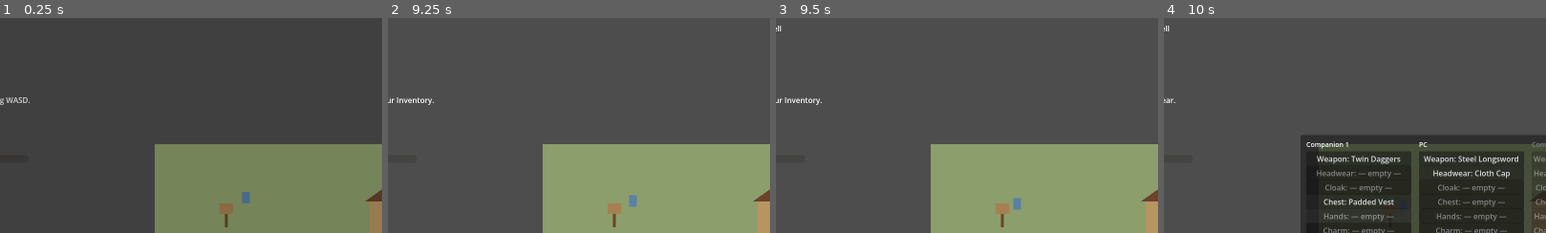
Above: before the commit, frames 1-4 (left to right).
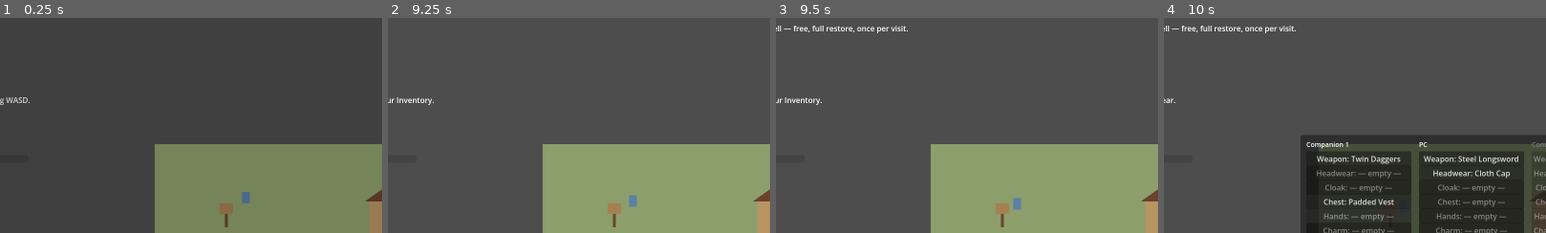
Above: after the commit, the same moments.

Repository: djkipyaboy/bunnies
Game: Godot game, scene res://world/town_demo.tscn
The game is run twice, just before and just after one commit, with the same random seed, the same clock (stepped at 60 frames per second) and the same inputs.
Inputs (mouse positions are % of the whole screen's width and height, from its top left):
- Up to frame 1 (0.25 s): no input
- Up to frame 2 (9.25 s): drag from (39, 47) to (49, 64) at 0.52 s; tap Enter at 1.25 s; drag from (49, 59) to (45, 70) at 1.27 s; move the mouse to (63, 52) at 2.02 s; hold A (move_left) 2.03-2.75 s; hold L (toggle_event_log) 2.03-2.75 s; click (63, 52) at 2.17 s; tap E (interact) at 2.3, 7.55, 9.05 s; click "All" at 2.75 s; click "Loot" at 3.5 s; click "Combat" at 4.25 s; click "Party" at 5 s; click "Crafting" at 5.75 s; tap I (toggle_inventory) every 0.75 s from 6.5 to 8.75 s; drag from (68, 70) to (48, 63) at 6.52 s; move the mouse to (35, 25) at 7.27 s; hold S (move_down) 7.28-8 s; hold P (toggle_professions) 7.28-8 s; click (35, 25) at 7.42 s; drag from (72, 45) to (43, 42) at 8.02 s; move the mouse to (30, 55) at 8.77 s; hold W (move_up) from 8.78 s (still down); hold C (toggle_stats) from 8.78 s (still down); click (30, 55) at 8.92 s
- Up to frame 3 (9.5 s): keep holding W (move_up); keep holding C (toggle_stats)
- Up to frame 4 (10 s): release W (move_up) at 9.5 s; release C (toggle_stats) at 9.5 s; tap I (toggle_inventory) at 9.5 s; drag from (60, 28) to (39, 47) at 9.52 s
The pictures show only the part of the screen within x 10-60%, y 1-51%; the shares and areas given below are measured in that part.

Frames 1-2 are identical in both runs. In frame 3, 0.4% of the frame differs, in the area x 2-35%, y 3-8%; in frame 4, 0.4%.

Commit message:
fix(world): replace mouse-hover tooltips with proximity prompts
Playtest confirmed real-mouse hover still never fired mouse_entered even
after enabling Viewport.physics_object_picking (necessary but apparently
not sufficient here) — rather than keep debugging Godot's 2D picking
pipeline, scrap the mouse-hover approach entirely and reuse the project's
own already-working InteractPrompt/nearest_interactable() proximity
system (walk near, see prompt_text) that every other interactable
already relies on.

Removes WorldTooltip, Interactable.hover_description/hover_started/
hover_ended, and their tests. The board/Old Well/shop door's descriptive
text moves onto their prompt_text instead.

Full 328-file suite re-run clean except the two known, pre-existing,
unrelated failures (test_dungeon_demo.gd, test_professions_menu_panel.gd).

Diff:
--- a/tests/test_interactable_hover.gd
+++ /dev/null
@@ -1,38 +0,0 @@
-extends SceneTree
-
-## Headless test for Interactable's hover_description/hover_started/hover_ended (Plan 3, world
-## hover tooltips, 2026-08-10 quest-system-and-tutorial design §10). Interactable is normally driven
-## by real mouse input in a live scene, so this test emits mouse_entered/mouse_exited directly
-## rather than simulating actual mouse motion — proving the wiring, not the input pipeline.
-
-var _failures: int = 0
-func _check(c: bool, l: String) -> void:
-	if c: print("  ok: ", l)
-	else: _failures += 1; push_error("FAIL: " + l); print("  FAIL: ", l)
-
-func _initialize() -> void:
-	var plain := Interactable.new()
-	get_root().add_child(plain)
-	await process_frame
-	_check(not plain.input_pickable, "an Interactable with no hover_description leaves input_pickable false")
-
-	var hoverable := Interactable.new()
-	hoverable.hover_description = "Town quest board — accept and turn in quests here."
-	get_root().add_child(hoverable)
-	await process_frame
-	_check(hoverable.input_pickable, "setting hover_description enables input_pickable")
-
-	var started: Array[int] = [0]
-	var ended: Array[int] = [0]
-	hoverable.hover_started.connect(func() -> void: started[0] += 1)
-	hoverable.hover_ended.connect(func() -> void: ended[0] += 1)
-
-	hoverable.mouse_entered.emit()
-	_check(started[0] == 1, "mouse_entered triggers hover_started")
-	hoverable.mouse_exited.emit()
-	_check(ended[0] == 1, "mouse_exited triggers hover_ended")
-
-	plain.free()
-	hoverable.free()
-	print(("INTERACTABLE HOVER TEST PASSED" if _failures == 0 else "INTERACTABLE HOVER TEST FAILED: %d" % _failures))
-	quit(_failures)
--- a/tests/test_town_demo_hover_tooltips.gd
+++ /dev/null
@@ -1,51 +0,0 @@
-extends SceneTree
-
-## Real-scene test for the 3 authored hover tooltips (Old Well, Adventuring Board, Shop door) —
-## mirrors tests/test_overworld_demo_gathering_content.gd's real-scene-instance technique. Emits
-## mouse_entered/mouse_exited directly (see tests/test_interactable_hover.gd's rationale) rather
-## than simulating real mouse motion.
-
-func _check(cond: bool, label: String) -> void:
-	print(("ok " if cond else "FAIL ") + label)
-
-func _initialize() -> void:
-	var scene: PackedScene = load("res://world/town_demo.tscn")
-	var demo: TownDemo = scene.instantiate()
-	get_root().add_child(demo)
-	await process_frame
-	await process_frame
-
-	var board: AdventuringBoard = demo.get_node("Exterior/AdventuringBoard")
-	_check(board.hover_description == "Town quest board — accept and turn in quests here.", "board has its authored hover text")
-	board.mouse_entered.emit()
-	await process_frame
-	_check(demo._world_tooltip.visible, "hovering the board shows the tooltip")
-	_check(demo._world_tooltip.text == board.hover_description, "the tooltip shows the board's hover text")
-	board.mouse_exited.emit()
-	await process_frame
-	_check(not demo._world_tooltip.visible, "leaving the board hides the tooltip")
-
-	var old_well: OldWell = demo.get_node("Exterior/OldWell")
-	_check(not old_well.hover_description.is_empty(), "Old Well has authored hover text")
-	old_well.mouse_entered.emit()
-	await process_frame
-	_check(demo._world_tooltip.text == old_well.hover_description, "hovering the Old Well shows its own text")
-	old_well.mouse_exited.emit()
-
-	var shop_door: Door = demo.get_node("Exterior/ShopDoor")
-	_check(not shop_door.hover_description.is_empty(), "the shop door has authored hover text")
-	shop_door.mouse_entered.emit()
-	await process_frame
-	_check(demo._world_tooltip.text == shop_door.hover_description, "hovering the shop door shows its own text")
-	shop_door.mouse_exited.emit()
-
-	# --- New: playtest (2026-08-12) found hover tooltips never actually worked with a real mouse —
-	# every assertion above emits mouse_entered/exited directly, which never exercises
-	# Viewport.physics_object_picking, the thing a real mouse hover actually depends on and which
-	# defaults to FALSE in Godot 4. This is the actual regression guard for that root cause. (A fuller
-	# end-to-end simulation via a pushed InputEventMouseMotion was attempted but doesn't reliably
-	# reach Area2D picking under --headless, which runs without a display server — not something a
-	# test in this environment can currently verify further than the flag itself.)
-	_check(demo.get_viewport().physics_object_picking, "town_demo enables physics_object_picking so a real mouse hover can work at all")
-
-	quit()
--- a/tests/test_world_tooltip.gd
+++ /dev/null
@@ -1,25 +0,0 @@
-extends SceneTree
-
-## Headless test for WorldTooltip (Plan 3, world hover tooltips) — mirrors InteractPrompt's
-## hidden-by-default / show_*/hide_* shape (tests/test_interact_prompt.gd if present, or the class's
-## own doc comment).
-
-var _failures: int = 0
-func _check(c: bool, l: String) -> void:
-	if c: print("  ok: ", l)
-	else: _failures += 1; push_error("FAIL: " + l); print("  FAIL: ", l)
-
-func _initialize() -> void:
-	var tooltip := WorldTooltip.new()
-	_check(not tooltip.visible, "hidden by default")
-
-	tooltip.show_tooltip("General Store — spend Amber on gear, weapons, and consumables.")
-	_check(tooltip.visible, "show_tooltip makes it visible")
-	_check(tooltip.text == "General Store — spend Amber on gear, weapons, and consumables.", "show_tooltip sets the label text")
-
-	tooltip.hide_tooltip()
-	_check(not tooltip.visible, "hide_tooltip hides it again")
-
-	tooltip.free()
-	print(("WORLD TOOLTIP TEST PASSED" if _failures == 0 else "WORLD TOOLTIP TEST FAILED: %d" % _failures))
-	quit(_failures)
--- a/world/interactable.gd
+++ b/world/interactable.gd
@@ -29,44 +29,23 @@
 ## frame (see docs/superpowers/specs/2026-07-11-overworld-npc-encounters-design.md §3.1).
 @export var auto_trigger: bool = false
 
-## Non-empty enables a mouse-hover tooltip via hover_started/hover_ended below (Plan 3, world hover
-## tooltips, 2026-08-10 quest-system-and-tutorial design §10). Empty by default — every existing
-## interactable (Door, SceneExit, GatheringNode, ...) is completely unaffected, since this project's
-## proximity-prompt system (nearest()/InteractPrompt) is independent of mouse input entirely.
-@export var hover_description: String = ""
-
 const DIM_ALPHA: float = 0.2
 
 ## Emitted by the default interact() implementation. Subclasses that override interact()
 ## may skip emitting this if they don't need external listeners.
 signal interacted
 
-## Emitted when the mouse enters/exits this Interactable's collision shape, ONLY if
-## hover_description is non-empty (see _ready() below). No payload — the receiving scene reads
-## hover_description off the emitting instance directly, same hand-off pattern signals elsewhere
-## in this project already use (e.g. AdventuringBoardPanel.party_selection_pressed).
-signal hover_started
-signal hover_ended
-
 func _ready() -> void:
 	monitoring = false
 	monitorable = true
 	collision_layer = 2
 	collision_mask = 0
-	# Area2D.input_pickable defaults to true in Godot 4, so this must be explicitly disabled to
-	# keep every existing interactable's mouse-input footprint at none (see hover_description
-	# above) unless a hover_description opts it back in below.
 	input_pickable = false
 	var shape := CollisionShape2D.new()
 	var circle := CircleShape2D.new()
 	circle.radius = interaction_radius
 	shape.shape = circle
 	add_child(shape)
-
-	if not hover_description.is_empty():
-		input_pickable = true
-		mouse_entered.connect(func() -> void: hover_started.emit())
-		mouse_exited.connect(func() -> void: hover_ended.emit())
 
 func interact() -> void:
 	interacted.emit()
--- a/world/town_demo.gd
+++ b/world/town_demo.gd
@@ -23,7 +23,6 @@
 var _dialogue_box: DialogueBox
 var _board_panel: AdventuringBoardPanel
 var _interact_prompt: InteractPrompt
-var _world_tooltip: WorldTooltip
 var _fade_overlay: FadeOverlay
 var _shop_entry_marker: Marker2D
 var _highlighted_target: Interactable
@@ -62,11 +61,6 @@
 	return get_node("/root/CombatHandoff")
 
 func _ready() -> void:
-	# Area2D.mouse_entered/mouse_exited (world hover tooltips, Plan 3) only fire against real mouse
-	# input if the viewport's object picking is enabled -- Viewport.physics_object_picking defaults
-	# to false in Godot 4 and nothing else in this project turns it on. Without this, hover_started/
-	# hover_ended never fire from real mouse motion (only the tests' direct .emit() calls "worked").
-	get_viewport().physics_object_picking = true
 	_build_exterior()
 	_build_interior()
 	_build_pc()
@@ -148,7 +142,10 @@
 	board.global_position = Vector2(150, 150)
 	board.entries = _make_quest_entries()
 	board.board_opened.connect(_on_board_opened)
-	board.hover_description = "Town quest board — accept and turn in quests here."
+	# Descriptive proximity prompt (playtest-requested pivot away from mouse-hover tooltips,
+	# 2026-08-12 — see CLAUDE.md's physics_object_picking gotcha for why hover never worked; this
+	# reuses the same already-working InteractPrompt/nearest() system every other interactable uses).
+	board.prompt_text = "Check the board — accept and turn in quests here."
 	_exterior.add_child(board)
 	_board = board
 
@@ -159,7 +156,7 @@
 	_old_well.name = "OldWell"
 	_old_well.global_position = Vector2(300, 260)
 	_old_well.rest_message_requested.connect(show_message)
-	_old_well.hover_description = "Rest here to fully restore your party, once per visit — free and unlimited."
+	_old_well.prompt_text = "Rest at the Old Well — free, full restore, once per visit."
 	_exterior.add_child(_old_well)
 
 	WorldGeometry.add_boundary_walls(_exterior, EXTERIOR_BOUNDS)
@@ -270,14 +267,6 @@
 	_interact_prompt = InteractPrompt.new()
 	_interact_prompt.position = Vector2(16, 16)
 	_ui_layer.add_child(_interact_prompt)
-
-	_world_tooltip = WorldTooltip.new()
-	_ui_layer.add_child(_world_tooltip)
-
-	_board.hover_started.connect(func() -> void: _world_tooltip.show_tooltip(_board.hover_description))
-	_board.hover_ended.connect(_world_tooltip.hide_tooltip)
-	_old_well.hover_started.connect(func() -> void: _world_tooltip.show_tooltip(_old_well.hover_description))
-	_old_well.hover_ended.connect(_world_tooltip.hide_tooltip)
 
 	# Top-left pickup confirmation/rejection (final-review fix, 2026-07-14-ground-item-pickups
 	# design) — mirrors overworld_demo.gd's identical label exactly, so a manually-discarded item
@@ -492,9 +481,7 @@
 	shop_door.camera = _camera
 	shop_door.target_camera_limits = INTERIOR_BOUNDS
 	shop_door.pc = _pc
-	shop_door.hover_description = "General Store — spend Amber on gear, weapons, and consumables."
-	shop_door.hover_started.connect(func() -> void: _world_tooltip.show_tooltip(shop_door.hover_description))
-	shop_door.hover_ended.connect(_world_tooltip.hide_tooltip)
+	shop_door.prompt_text = "General Store — spend Amber on gear, weapons, and consumables."
 	_exterior.add_child(shop_door)
 
 	var exit_marker := Marker2D.new()
--- a/world/ui/world_tooltip.gd
+++ /dev/null
@@ -1,25 +0,0 @@
-class_name WorldTooltip
-extends Label
-
-## Small floating hover-tooltip (Plan 3, world hover tooltips, 2026-08-10 quest-system-and-tutorial
-## design §10) — owned/positioned by whichever scene builds it, mirroring InteractPrompt's ownership
-## pattern (world/ui/interact_prompt.gd). Unlike InteractPrompt (fixed corner, proximity-driven),
-## this follows the mouse cursor while visible, since it's triggered by Interactable's new
-## hover_started/hover_ended signals (mouse-driven, not distance-driven).
-
-const CURSOR_OFFSET: Vector2 = Vector2(16.0, 16.0)
-
-func _init() -> void:
-	hide()
-	add_theme_color_override("font_color", Color(1.0, 0.95, 0.75))
-
-func _process(_delta: float) -> void:
-	if visible:
-		position = get_viewport().get_mouse_position() + CURSOR_OFFSET
-
-func show_tooltip(tooltip_text: String) -> void:
-	text = tooltip_text
-	show()
-
-func hide_tooltip() -> void:
-	hide()
Not shown, removed: tests/test_interactable_hover.gd.uid
Not shown, removed: tests/test_town_demo_hover_tooltips.gd.uid
Not shown, removed: tests/test_world_tooltip.gd.uid
Not shown, removed: world/ui/world_tooltip.gd.uid
